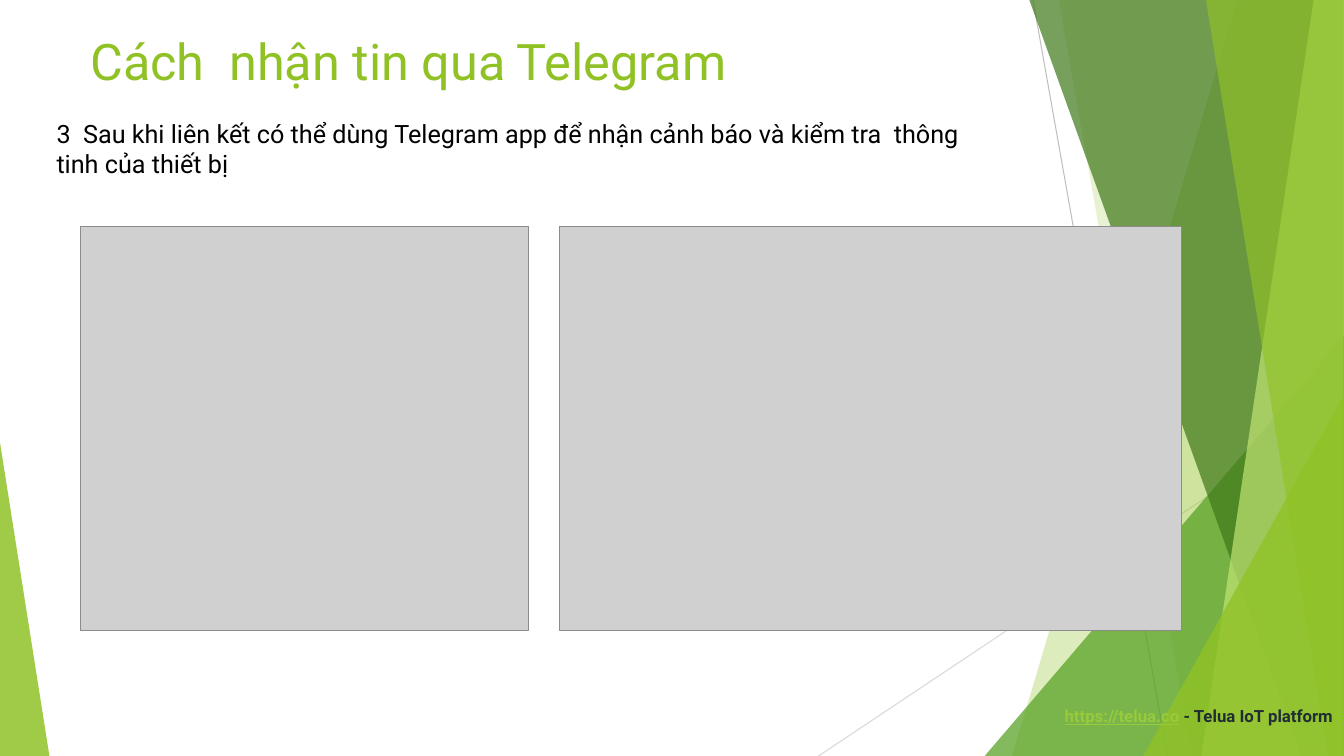
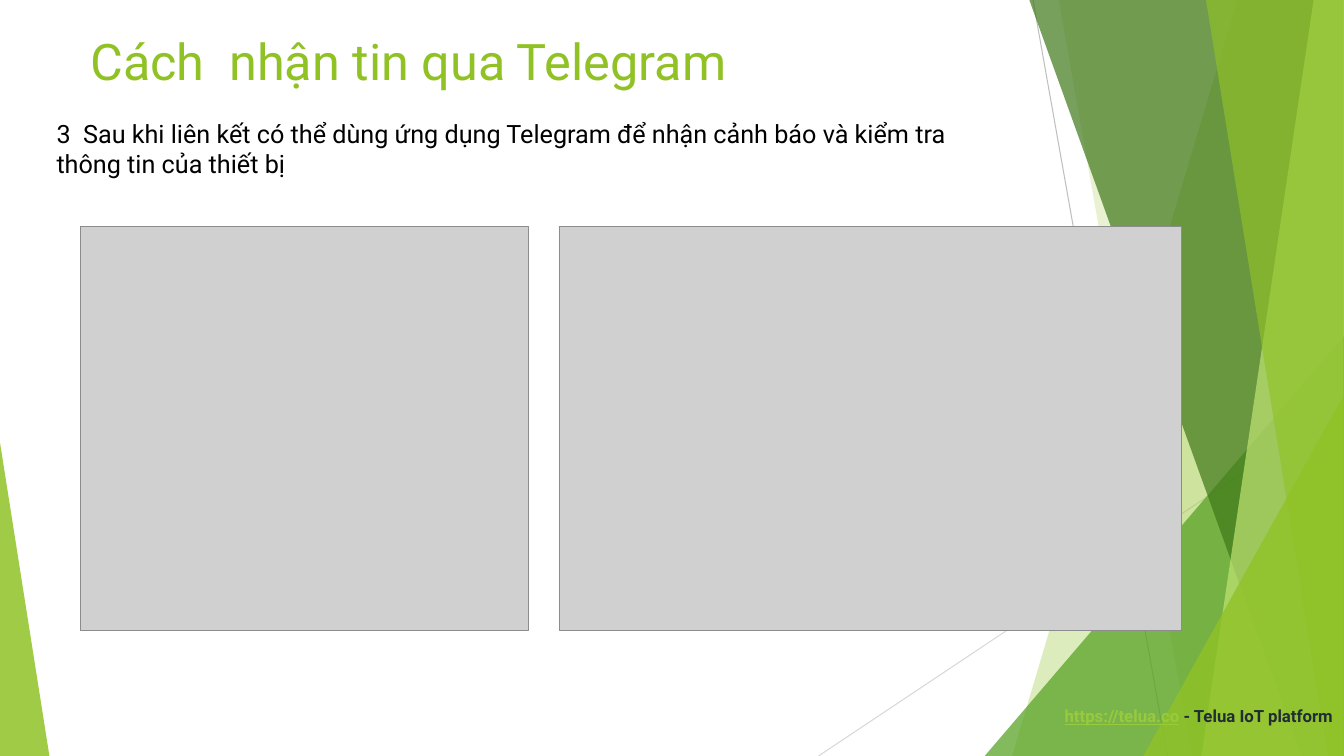
Before and after one commit to letrthong/telua_esp32_sensor, a slide deck: slide 13 of esp32_hardware/software.pptx. Drawn at 1344x756 pixels with LibreOffice and Linux fonts; fonts in the diff are those of the drawing; grey boxes stand for pictures. Boxes give left, top, right and bottom in pixels: in the first picture for what was removed or moved away, otherwise in the second. Text is boxed around its words. In the diff, an @@ line names an element or a change of style, - is before the commit and + after.

```diff
--- a/esp32_hardware/software.pptx
+++ b/esp32_hardware/software.pptx
@@ text at box(57, 122, 945, 179): text changed @@
-3 Sau khi liên kết có thể dùng Telegram app để nhận cảnh báo và kiểm tra thông tinh của thiết bị
+3 Sau khi liên kết có thể dùng ứng dụng Telegram để nhận cảnh báo và kiểm tra thông tin của thiết bị
```
Also in this commit, not shown: 1 other file.
